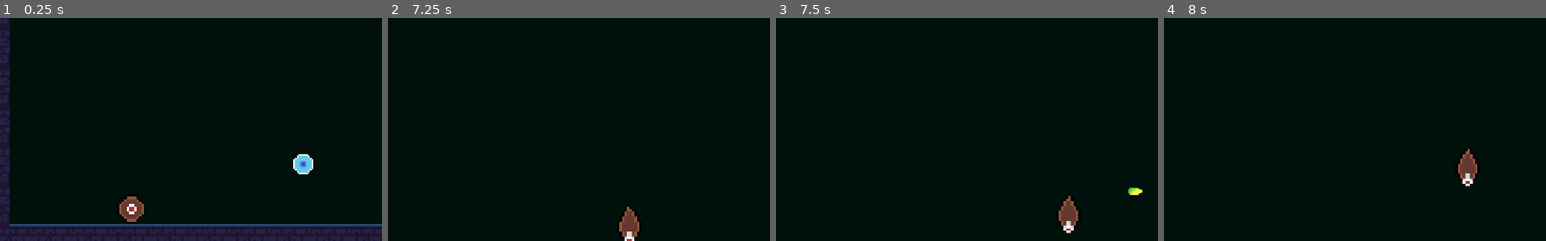
Above: before the commit, frames 1-4 (left to right).
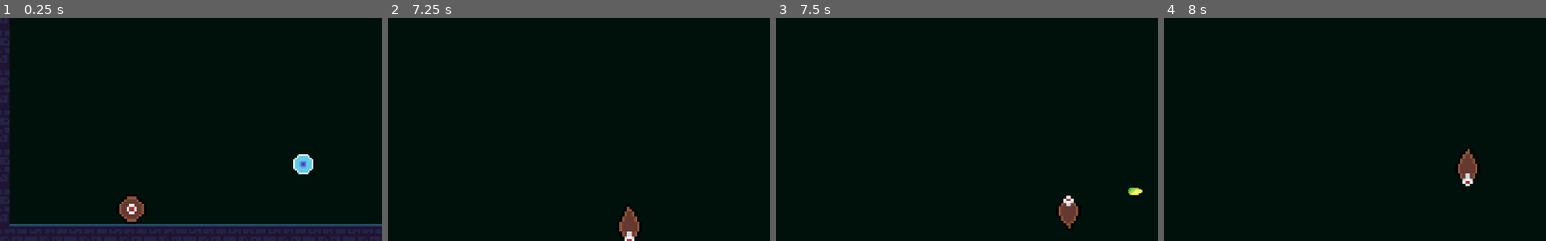
Above: after the commit, the same moments.

Repository: Shoter99/GameJamFirst
Game: Godot game, scene res://levels/Level1.tscn
The game is run twice, just before and just after one commit, with the same random seed, the same clock (stepped at 60 frames per second) and the same inputs. This scene is started directly instead of the project's main scene.
Inputs (mouse positions are % of the whole screen's width and height, from its top left):
- Up to frame 1 (0.25 s): no input
- Up to frame 2 (7.25 s): move the mouse to (72, 45) at 0.52 s; hold Right (move_right) 0.53-2.03 s; tap Space (jump) at 0.6, 0.77, 1.07, 1.52, 1.55, 1.82, 2.3, 3.02, 3.05, 3.32, 3.77, 3.8, 4.07, 4.52, 4.55, 4.82, 5.1, 6.02, 6.05, 6.32, 6.77, 6.8, 7.07 s; move the mouse to (30, 55) at 1.27 s; tap Shift (Slide) at 1.35, 5.85 s; move the mouse to (60, 28) at 2.02 s; hold Left (move_left) 2.03-2.78 s; click (60, 28) at 2.1 s; move the mouse to (45, 70) at 2.77 s; hold Right (move_right) 2.78-4.28 s; tap F (fire) at 2.85 s; move the mouse to (80, 65) at 3.52 s; hold Right mouse button (glide) 3.53-4.28 s; move the mouse to (20, 35) at 4.27 s; hold Left (move_left) 4.28-5.03 s; tap Down (release) at 4.35 s; move the mouse to (55, 50) at 5.02 s; hold Right (move_right) 5.03-5.78 s; move the mouse to (35, 25) at 5.77 s; hold Left (move_left) from 5.78 s (still down); move the mouse to (72, 45) at 6.52 s; click (72, 45) at 6.6 s
- Up to frame 3 (7.5 s): move the mouse to (30, 55) at 7.27 s; release Left (move_left) at 7.28 s; hold Right (move_right) from 7.28 s (still down); tap F (fire) at 7.35 s
- Up to frame 4 (8 s): keep holding Right (move_right); tap Space (jump) at 7.52, 7.55, 7.82 s
The pictures show only the part of the screen within x 0-50%, y 24-74%; the shares and areas given below are measured in that part.

Frames 1-2 are identical in both runs. In frame 3, 0.4% of the frame differs, in the area x 74-80%, y 79-97%; in frame 4, nothing differs.

Commit message:
Fixed bugs and improved wall jump

Diff:
--- a/Player/MovementScript.gd
+++ b/Player/MovementScript.gd
@@ -20,16 +20,16 @@
 var lastWall: = "nothing"
 onready var bullet: = preload("res://Player/Bullet.tscn")
 
-func _ready():
+func _ready() -> void:
 	get_node("MeleeLeft").disabled = true
 	get_node("MeleeRight").disabled = true
 	Global.update_life(Global.max_life)
 
-func jump():
+func jump() -> void:
 	snapVector = Vector2(0, 0)
 	velocity.y = jumpSpeed
 
-func get_input():
+func get_input() -> void:
 	if Input.is_action_just_pressed("attack") and is_on_floor() and is_on_wall() == false:
 		if get_node("Sprite").flip_h:
 			get_node("MeleeLeft").disabled = false
@@ -64,13 +64,14 @@
 	else:
 		if is_on_wall() == false:
 			if isSliding == false:
-				velocity.x = 0
-				if Input.is_action_pressed("move_right"):
+				if Input.is_action_pressed("move_right") and velocity.x <= speed:
 					get_node("Sprite").set_flip_h(false)
 					velocity.x = speed
-				if Input.is_action_pressed("move_left"):
+				elif Input.is_action_pressed("move_left") and velocity.x >= -speed:
 					get_node("Sprite").set_flip_h(true)
 					velocity.x = -speed
+				elif velocity.x >= -speed and velocity.x <= speed:
+					velocity.x = 0
 				if Input.is_action_pressed("Slide") and is_on_floor():
 					if velocity.x == speed:
 						isSliding = true
@@ -87,10 +88,10 @@
 				jumpsRemaining -= 1
 			if isOnWall:
 				if whereWall == "right":
-					velocity.x = jumpSpeed
+					velocity.x = -speed * 2
 					lastWall = "right"
 				elif whereWall == "left":
-					velocity.x = -jumpSpeed
+					velocity.x = speed * 2
 					lastWall = "left"
 
 		if Input.is_action_pressed("glide") and is_on_floor() == false and is_on_wall() == false:
@@ -105,11 +106,11 @@
 				velocity.x = speed
 
 
-func _process(delta: float):
+func _process(delta: float) -> void:
 	if Global.life <= 0:
 		isDead = true
 
-func _physics_process(delta : float):
+func _physics_process(delta : float) -> void:
 	if is_on_floor() and is_on_wall() == false:
 		if velocity.x != 0 and is_on_floor():
 			$Sprite.play("walk")
@@ -129,6 +130,11 @@
 			velocity.x -= 400 * delta
 		elif velocity.x < 0 and is_on_floor():
 			velocity.x += 400 * delta
+	else:
+		if velocity.x > speed:
+			velocity.x -= 400 * delta
+		elif velocity.x < -speed:
+			velocity.x += 400 * delta
 	velocity = move_and_slide_with_snap(velocity, snapVector, Vector2.UP)
 	snapVector = Vector2.DOWN * 6
 	if is_on_floor():
@@ -141,18 +147,20 @@
 		jumpsRemaining = 2
 		isInAir = false
 		isOnWall = true
-		if get_slide_collision(1):
-			if get_slide_collision(1).position.x > get_position().x:
-				whereWall = "right"
-				$Sprite.play("on_wall")
-				get_node("Sprite").set_flip_h(true)
-			else:
-				whereWall = "left"
-				$Sprite.play("on_wall")
-				get_node("Sprite").set_flip_h(false)
+		for i in range (get_slide_count()):
+			if get_slide_collision(i):
+				if get_slide_collision(i).position.x > get_position().x:
+					whereWall = "right"
+					$Sprite.play("on_wall")
+					get_node("Sprite").set_flip_h(true)
+				else:
+					whereWall = "left"
+					$Sprite.play("on_wall")
+					get_node("Sprite").set_flip_h(false)
 
 	else:
 		whereWall = "nothing"
 		$Sprite.play("jump")
 		isInAir = true
 		isOnWall = false
+	print (whereWall)
